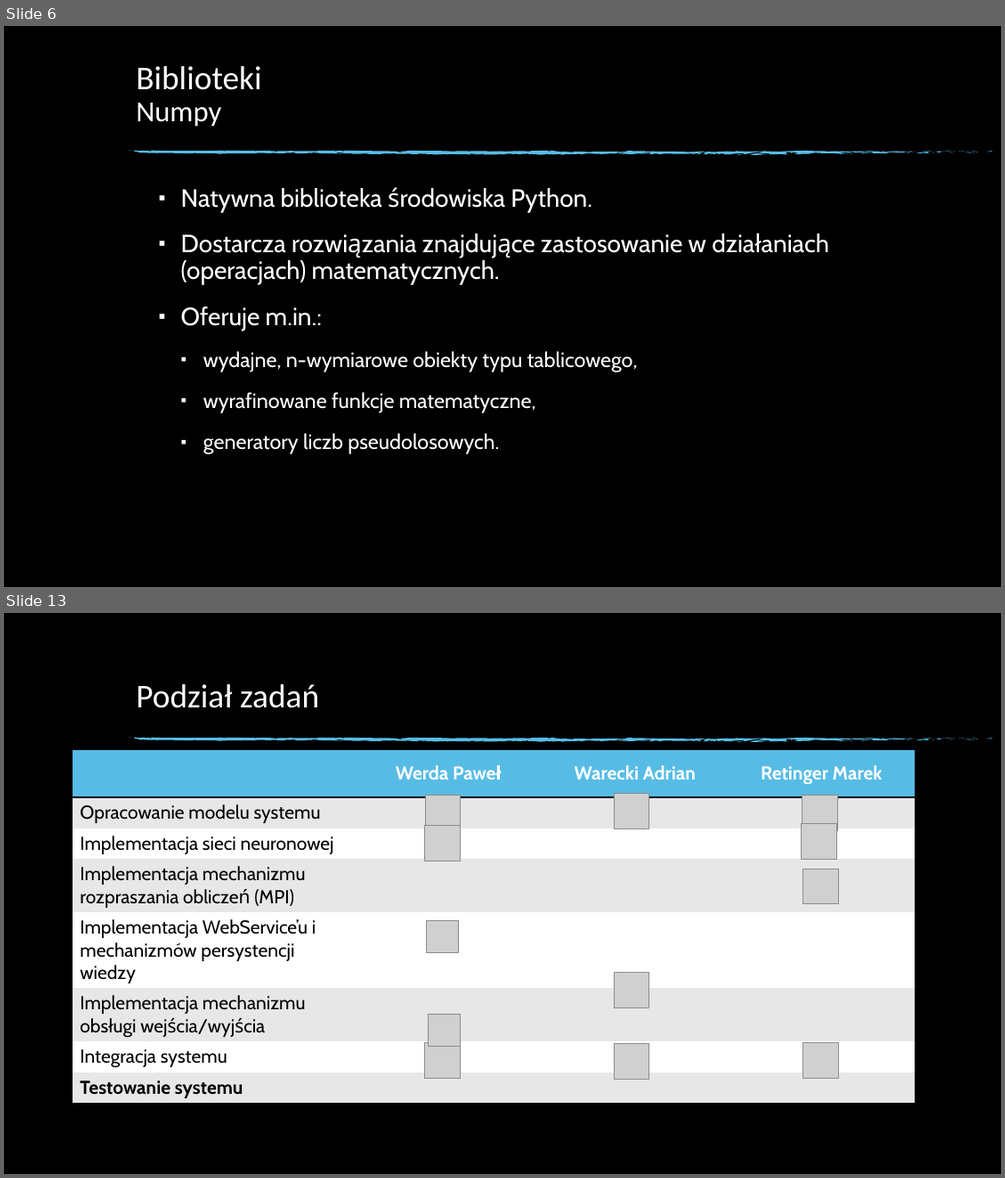
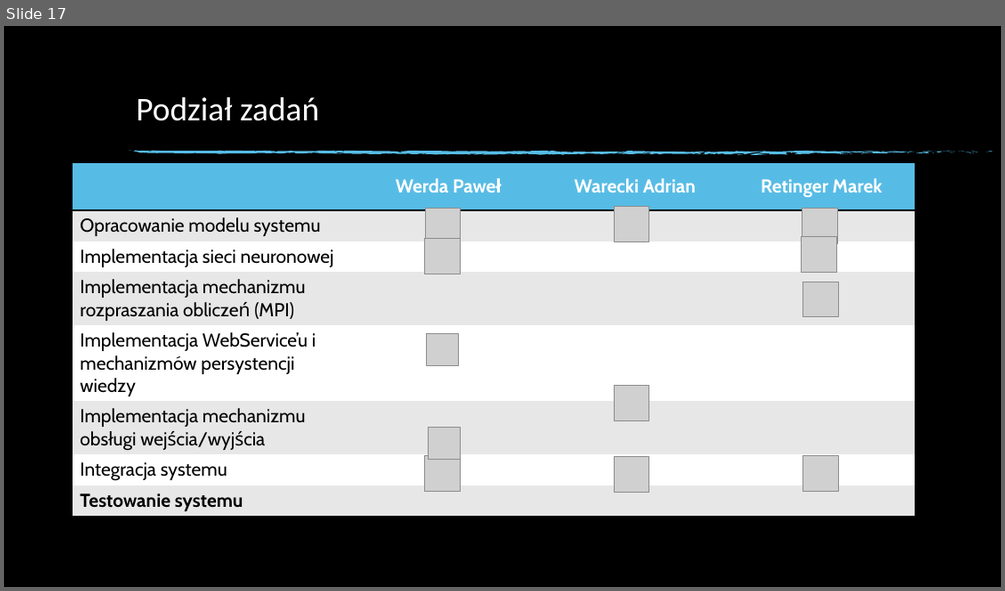
Before and after one commit to primu/BSEProjekt, a slide deck: presentation/PR_1_1.pptx. Shown one above the other, each under a label of ours: slides 6 and 13 before the commit, slide 17 after it; the slides between them are not shown. The pictures are 1005x1178 and 1005x591 pixels, drawn with LibreOffice and Linux fonts; fonts in the diff are those of the drawing; grey boxes stand for pictures; background and template pictures are left out. Boxes give left, top, right and bottom in pixels: in the first picture for what was removed or moved away, otherwise in the second. Text is boxed around its words. In the diff, an @@ line names an element or a change of style, - is before the commit and + after.

```diff
--- a/presentation/PR_1_1.pptx
+++ b/presentation/PR_1_1.pptx
@@ slide 6 removed at (4,26,1001,587), background picture (left out); not listed: 74 template elements that a slide beside it also shows @@
@@ title removed at (136,66,261,127) @@
-Biblioteki
-Numpy
@@ text removed at (181,188,706,454) @@
-▪ Natywna biblioteka środowiska Python.
-▪ Dostarcza rozwiązania znajdujące zastosowanie w działaniach (operacjach) matematycznych.
-▪ Oferuje m.in.:
-  ▪ wydajne, n-wymiarowe obiekty typu tablicowego,
-  ▪ wyrafinowane funkcje matematyczne,
-  ▪ generatory liczb pseudolosowych.
@@ what was slide 13 is now slide 17 @@
```
Also in this commit, not shown: 5 slides changed, 11 slides added, 6 other slides removed.
